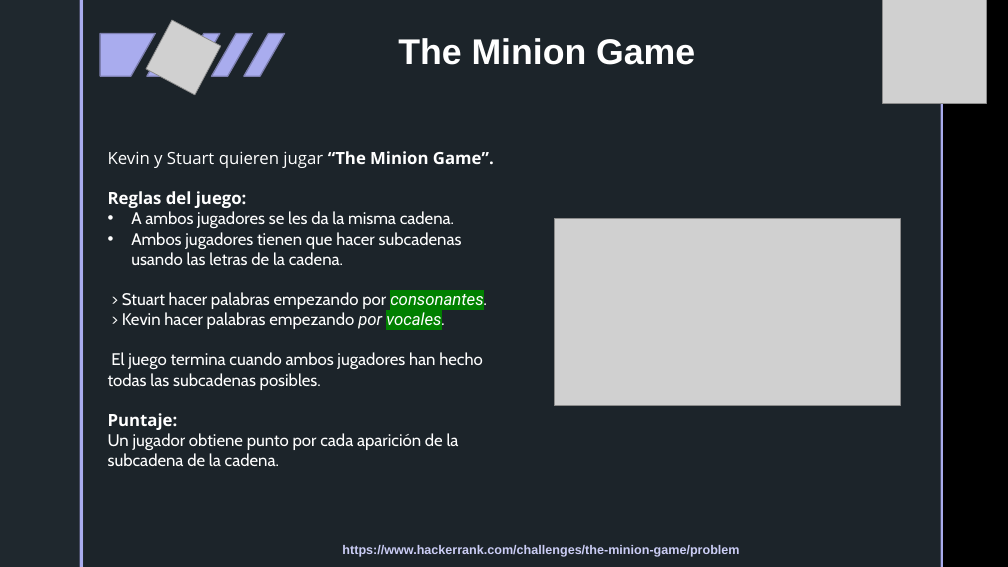
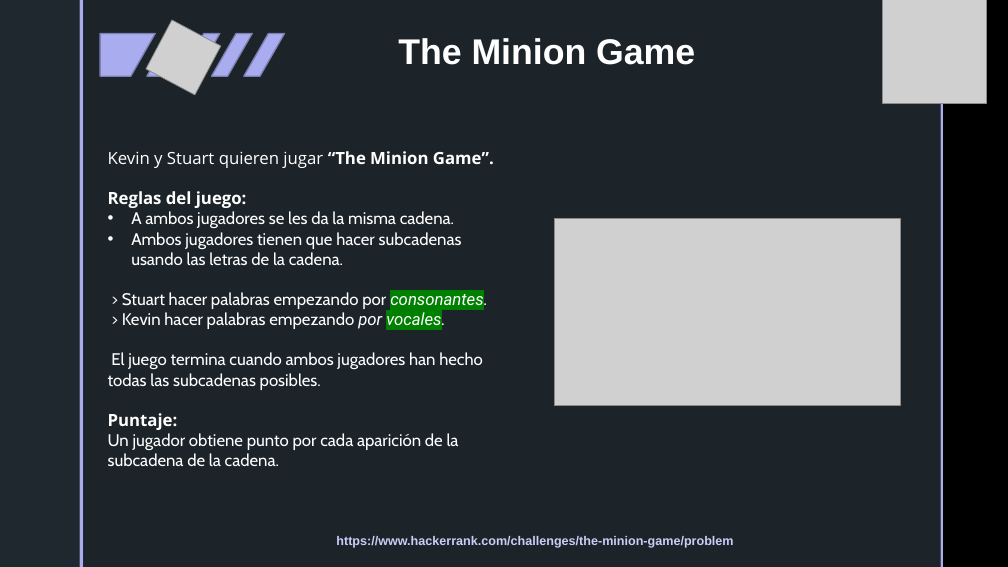
Before and after one commit to MayumyCH/datasciencefem-datachallenge-monthly, a slide deck: slide 3 of the_minion_game/docs/dsfem_expo_reto1.pptx (slide 5 before the commit). Drawn at 1008x567 pixels with LibreOffice and Linux fonts; fonts in the diff are those of the drawing; grey boxes stand for pictures; background and template pictures are left out. Boxes give left, top, right and bottom in pixels: in the first picture for what was removed or moved away, otherwise in the second. Text is boxed around its words. In the diff, an @@ line names an element or a change of style, - is before the commit and + after.

```diff
--- a/the_minion_game/docs/dsfem_expo_reto1.pptx
+++ b/the_minion_game/docs/dsfem_expo_reto1.pptx
@@ text "https://www.hackerrank.com/challenges/the-minion-game/proble ...": place and size @@
-text "https://www.hackerrank.com/challenges/the-minion-game/proble ..." at (342,545,739,557)
+text "https://www.hackerrank.com/challenges/the-minion-game/proble ..." at (336,536,733,548)
```
Also in this commit, not shown: 5 other slides changed, 1 slide added, 2 slides removed, 6 other files.
